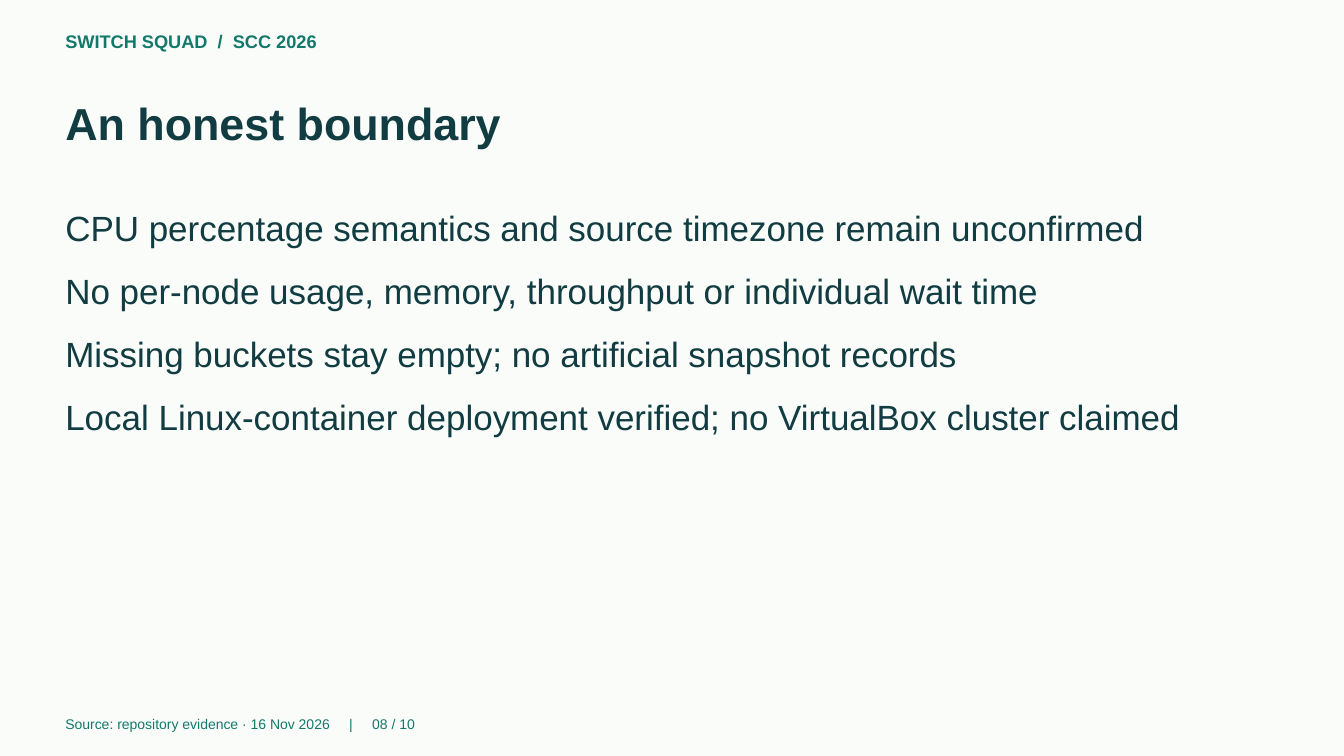
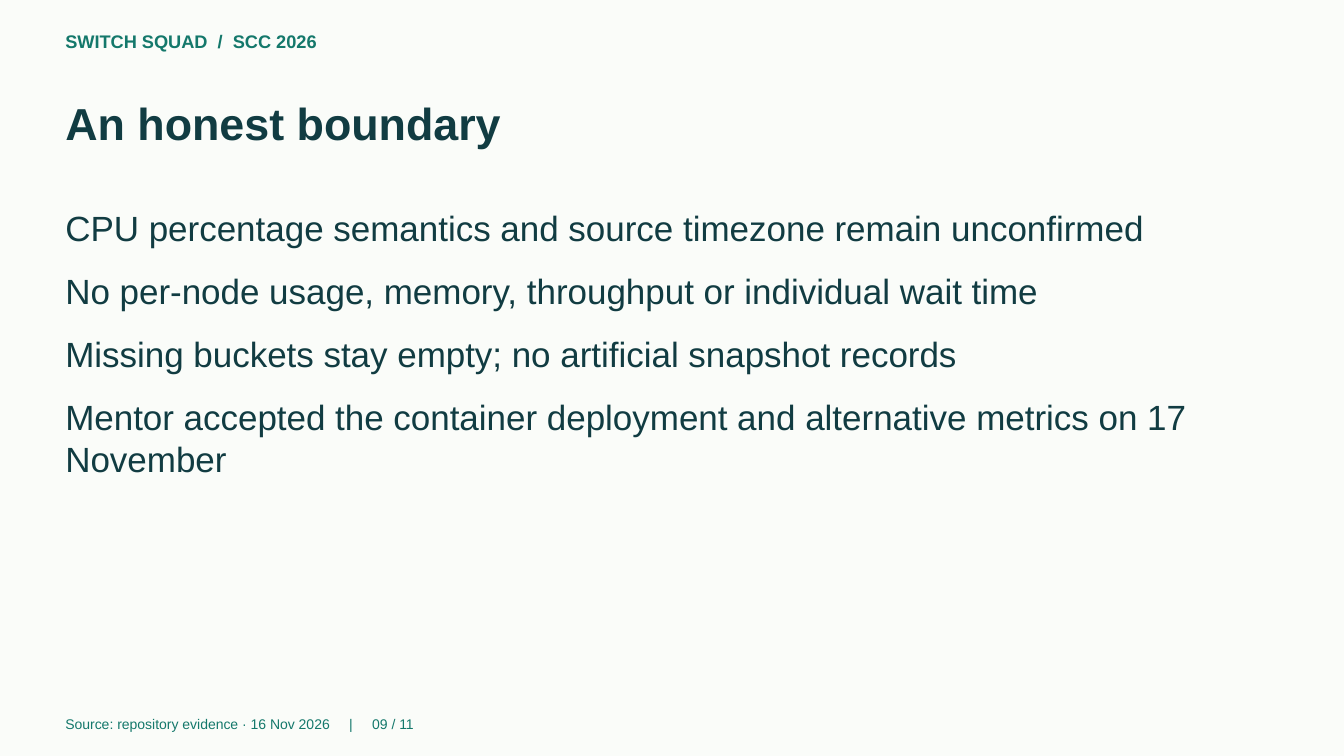
Before and after one commit to chpc-tech-eval/switch-squad-hpc-log-viz, a slide deck: slide 9 of submission/slides.pptx (slide 8 before the commit). Drawn at 1344x756 pixels with LibreOffice and Linux fonts; fonts in the diff are those of the drawing. Boxes give left, top, right and bottom in pixels: in the first picture for what was removed or moved away, otherwise in the second. Text is boxed around its words. In the diff, an @@ line names an element or a change of style, - is before the commit and + after.

Commit message:
Document accepted deployment and refresh submission materials

```diff
--- a/submission/slides.pptx
+++ b/submission/slides.pptx
@@ text at [65, 404, 1186, 473]: text changed @@
-Local Linux-container deployment verified; no VirtualBox cluster claimed
+Mentor accepted the container deployment and alternative metrics on 17 November
@@ text at [65, 719, 413, 732]: text changed @@
-Source: repository evidence · 16 Nov 2026 | 08 / 10
+Source: repository evidence · 16 Nov 2026 | 09 / 11
```
Also in this commit, not shown: 9 other slides changed, 1 slide added, 19 other files.
